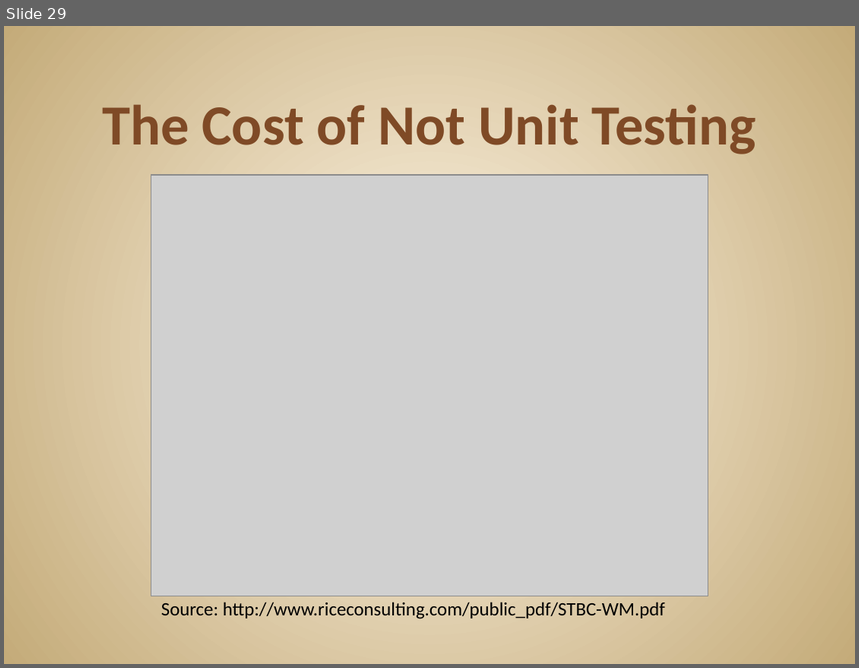
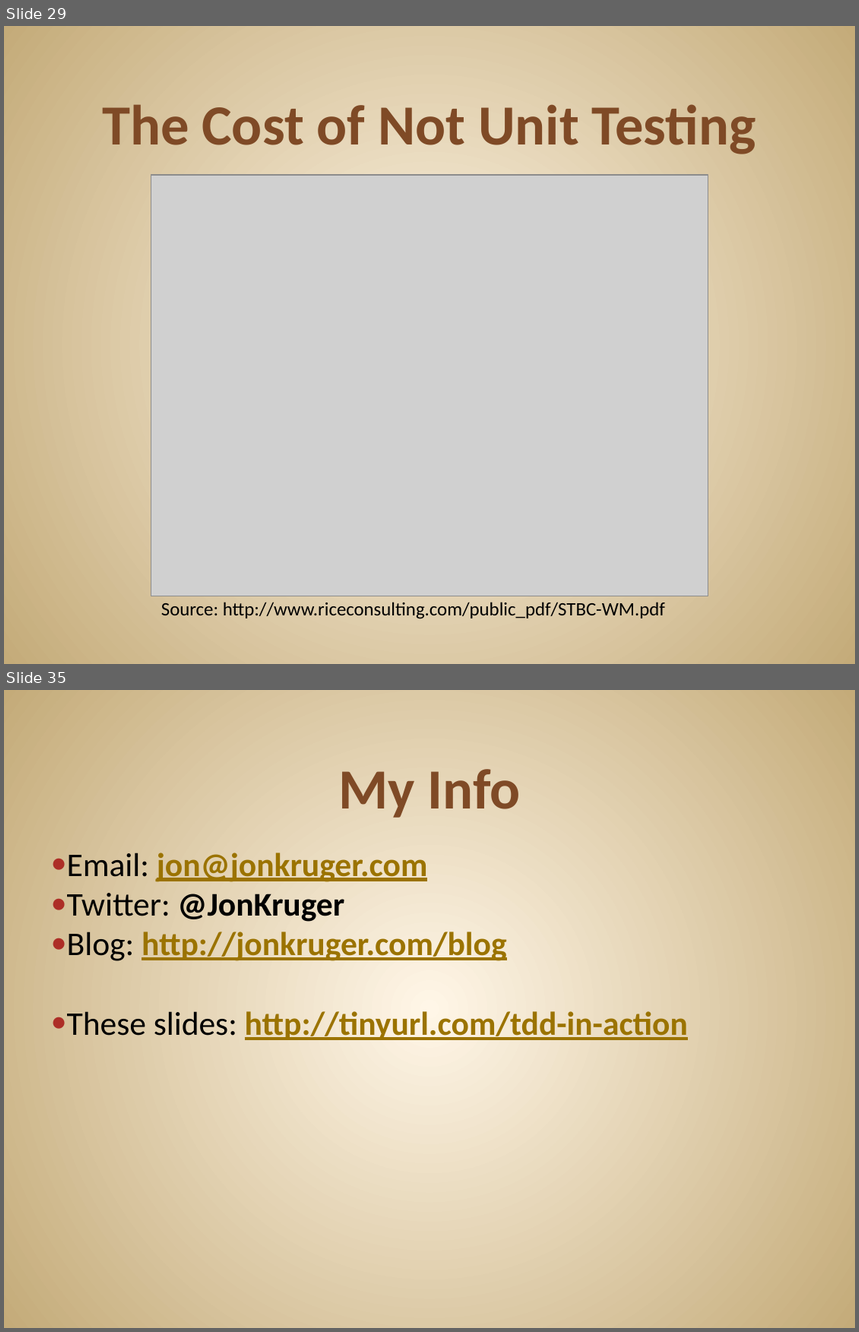
Before and after one commit to JonKruger/TDD-In-Action, a slide deck: TDD In Action.pptx. Shown one above the other, each under a label of ours: slide 29 before the commit, slides 29 and 35 after it; the slides between them are not shown. The pictures are 859x668 and 859x1332 pixels, drawn with LibreOffice and Linux fonts; fonts in the diff are those of the drawing; grey boxes stand for pictures. Boxes give left, top, right and bottom in pixels: in the first picture for what was removed or moved away, otherwise in the second. Text is boxed around its words. In the diff, an @@ line names an element or a change of style, - is before the commit and + after.

```diff
--- a/TDD In Action.pptx
+++ b/TDD In Action.pptx
@@ slide 35 added at (4, 690, 855, 1328), background gradient #FFF7E8 to #C4AA7A @@
@@ title added at (338, 769, 521, 818), 48 pt, text #804B26, bold @@
+My Info
@@ text added at (67, 853, 688, 1040), 28 pt, text #9B7300, bold, underline @@
+● Email: jon@jonkruger.com
+● Twitter: @JonKruger
+● Blog: http://jonkruger.com/blog
+● These slides: http://tinyurl.com/tdd-in-action
```
Also in this commit, not shown: 5 other slides added, 2 slides removed.
